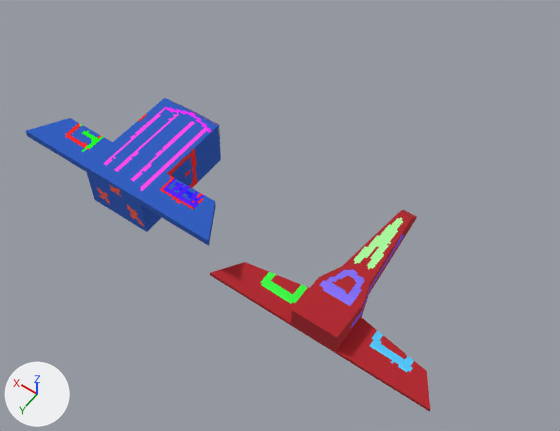
The Blender file sourceAssets/shipmodels.blend, before and after one commit.
One viewpoint serves both versions: a camera (50 mm lens) standing at (-10.43, 9.58, 15.55) and looking at (-3.06, -0.74, -0.67). Arrows for +X, +Y and +Z are at lower left; the lights stay in place.
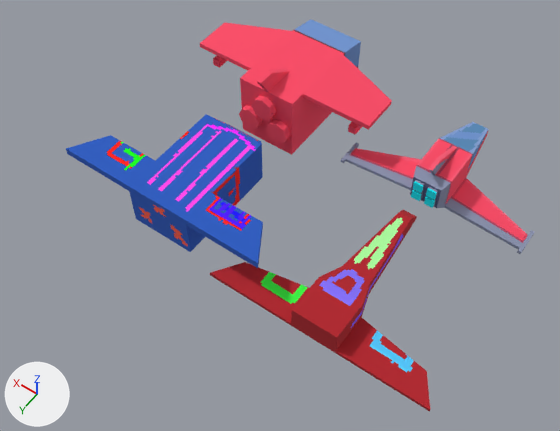
The newer file is also turned or shifted as a whole; pictures and numbers use the older file's frame.

The change, as a diff of the scene's bpy script:
```diff
--- a/sourceAssets/shipmodels.blend.py
+++ b/sourceAssets/shipmodels.blend.py
@@ img_ships_no_bleed @@
+img_ships_no_bleed = load_image('Ships no bleed', '../game/assets/textures/ships_no_bleed.png', 256, 256, 'sRGB')
@@ mat_material_001 @@
+mat_material_001 = principled_material('Material.001')
+mat_material_001.texture = img_ships_no_bleed
+mat_material_001.roughness = 1.0
@@ me_shipbig @@
+me_shipbig.from_pydata(...)  # 118 vertices, 77 faces; spans x -2.88..2.88, y -2.0..1.8, z -1.0..1.55
+me_shipbig.materials.append(mat_material_001)  # picture img_ships_no_bleed
@@ me_shipsmall @@
+me_shipsmall.from_pydata(...)  # 84 vertices, 62 faces; spans x -2.75..2.75, y -2.5..0.9, z -0.83..0.95
+me_shipsmall.materials.append(mat_material_001)  # picture img_ships_no_bleed
@@ ob_cube_001 @@
 ob_cube_001 = bpy.data.objects.new('Cube.001', me_cube_001)
-ob_cube_001.location = (0.0, 0.0, 0.0)
+ob_cube_001.location = (-1.29, -0.16, 0.0)
@@ ob_shipbig @@
+ob_shipbig = bpy.data.objects.new('ShipBig', me_shipbig)
+ob_shipbig.location = (-1.01, -4.44, 0.0)
@@ ob_shipsmall @@
+ob_shipsmall = bpy.data.objects.new('ShipSmall', me_shipsmall)
+ob_shipsmall.location = (-6.01, -3.87, 0.0)
```

Where the change shows, as pixel boxes (x1, y1, x2, y2) in the pictures (560 x 431 px):
'Cube.001', moved
    before: (26, 98, 221, 246)
    after: (66, 114, 263, 268)
'ShipBig', added (red)
    after: (200, 20, 392, 155)
'ShipSmall', added
    after: (341, 122, 534, 254)
